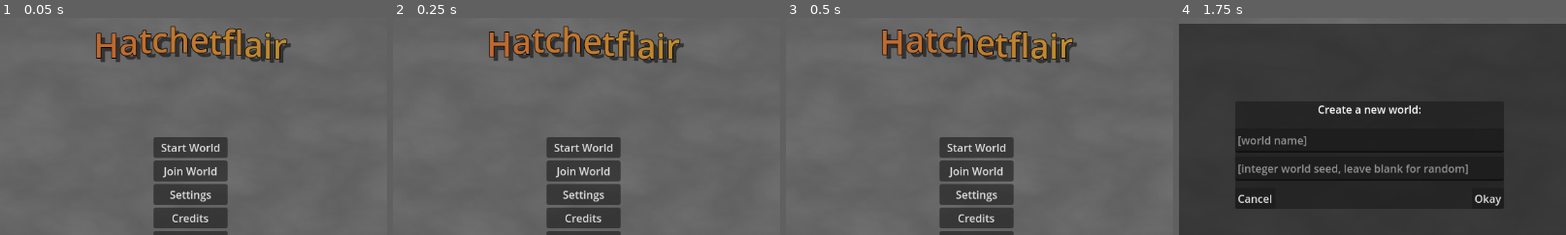
Above: before the commit, frames 1-4 (left to right).
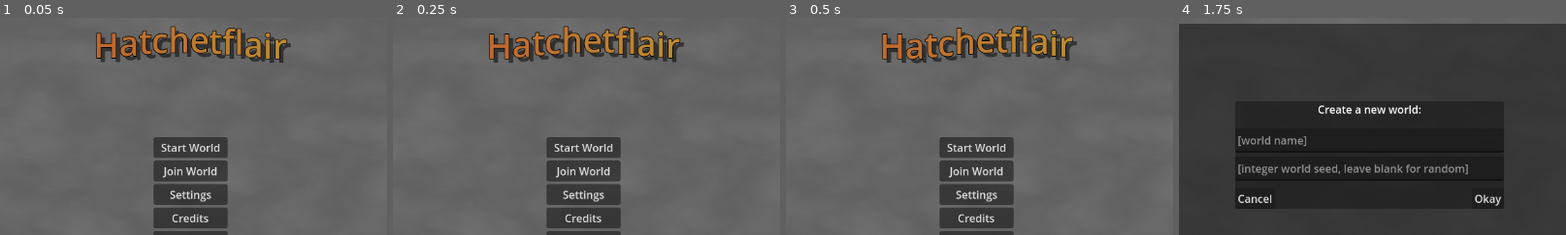
Above: after the commit, the same moments.

Repository: pixerhp/Hatchetflair
Game: Godot game, scene res://scenes/main_menu.tscn
Same seed, same stepped clock (60 frames per second), same inputs: the game is played once before the commit and once after it.
Inputs:
- Up to frame 1 (0.05 s): no input
- Up to frame 2 (0.25 s): no input
- Up to frame 3 (0.5 s): no input
- Up to frame 4 (1.75 s): click "Start World" at 0.5 s; click "New World" at 1.25 s
The pictures show only the part of the screen within x 25-75%, y 15-65%; the shares and areas given below are measured in that part.

The runs differ from the first frame. In frame 1, 0.6% of the frame differs, in the area x 31-64%, y 4-20%; in frame 2, 2.4%; in frame 3, 3.4%, in the area x 24-76%, y 3-21%; in frame 4, nothing differs.

Commit message:
Reverse direction of title text waving

Diff:
--- a/scenes/main_menu.tscn
+++ b/scenes/main_menu.tscn
@@ -71,7 +71,7 @@
 theme_override_constants/outline_size = 4
 theme_override_font_sizes/normal_font_size = 50
 bbcode_enabled = true
-text = "[center][rainbow freq=0.0075 sat=0.75 val=0.75][wave freq=2 amp=50]Hatchetflair[/wave][/rainbow][/center]"
+text = "[center][rainbow freq=0.0075 sat=0.75 val=0.75][wave freq=-2 amp=50]Hatchetflair[/wave][/rainbow][/center]"
 fit_content = true
 autowrap_mode = 0
 
